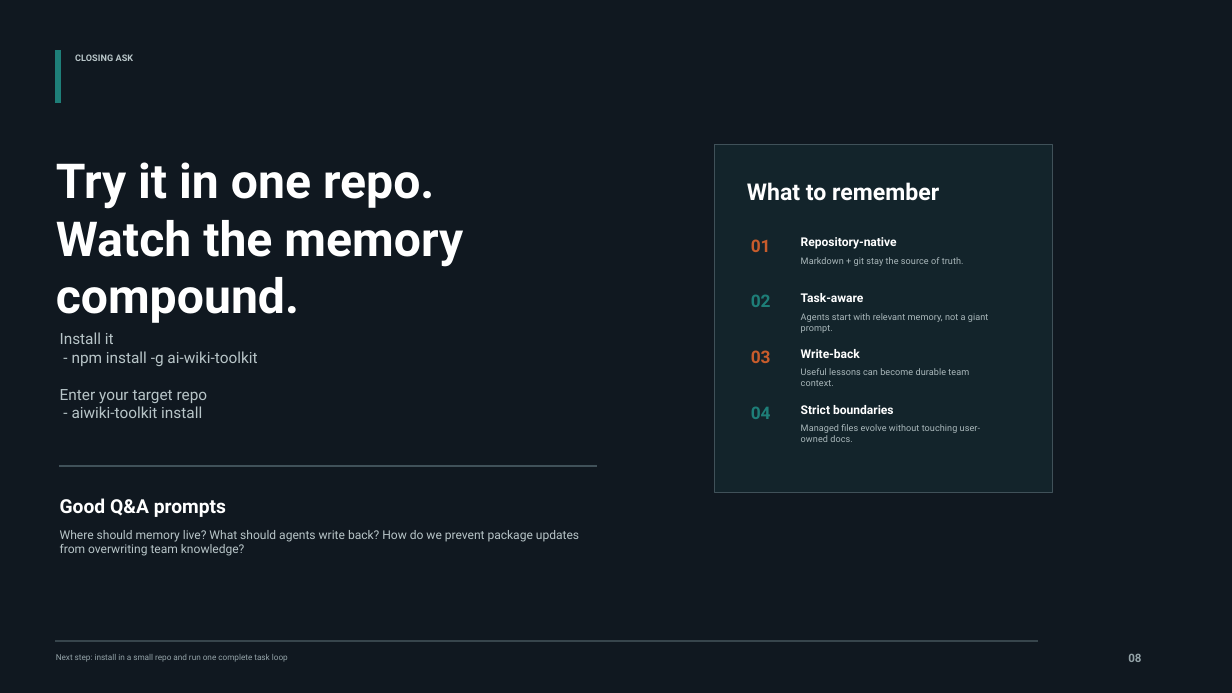
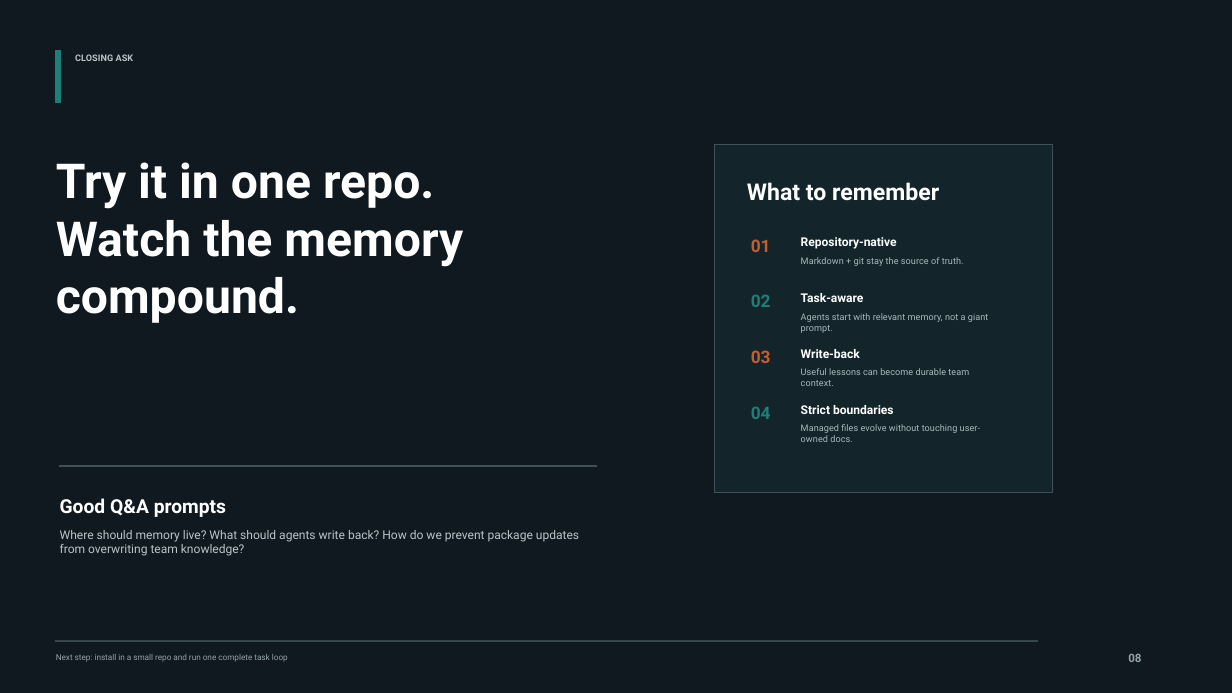
Before and after one commit to BochengYin/ai-wiki-toolkit, a slide deck: slide 12 of outputs/manual-20260510-2148-aiwiki-ppt/presentations/ai-wiki-toolkit-showcase/output/ai-wiki-toolkit-project-showcase v2.pptx. Drawn at 1232x693 pixels with LibreOffice and Linux fonts; fonts in the diff are those of the drawing. Boxes give left, top, right and bottom in pixels: in the first picture for what was removed or moved away, otherwise in the second. Text is boxed around its words. In the diff, an @@ line names an element or a change of style, - is before the commit and + after.

```diff
--- a/outputs/manual-20260510-2148-aiwiki-ppt/presentations/ai-wiki-toolkit-showcase/output/ai-wiki-toolkit-project-showcase v2.pptx
+++ b/outputs/manual-20260510-2148-aiwiki-ppt/presentations/ai-wiki-toolkit-showcase/output/ai-wiki-toolkit-project-showcase v2.pptx
@@ text removed at [60, 332, 257, 418] @@
-Install it
-- npm install -g ai-wiki-toolkit
-Enter your target repo
-- aiwiki-toolkit install
```
Also in this commit, not shown: 2 other slides changed, 16 other files.
